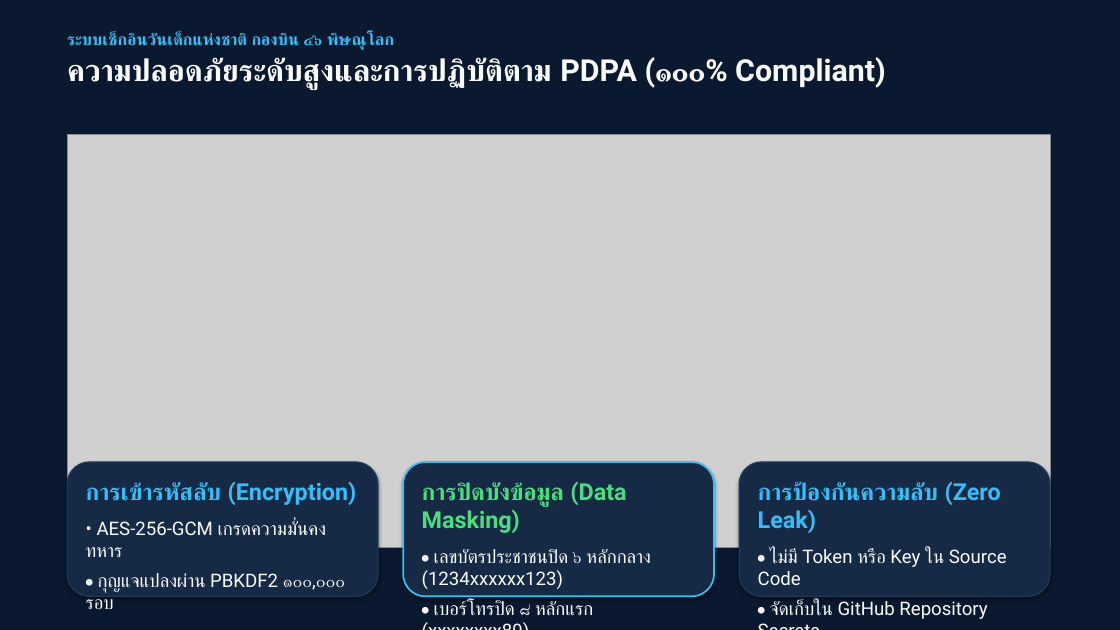
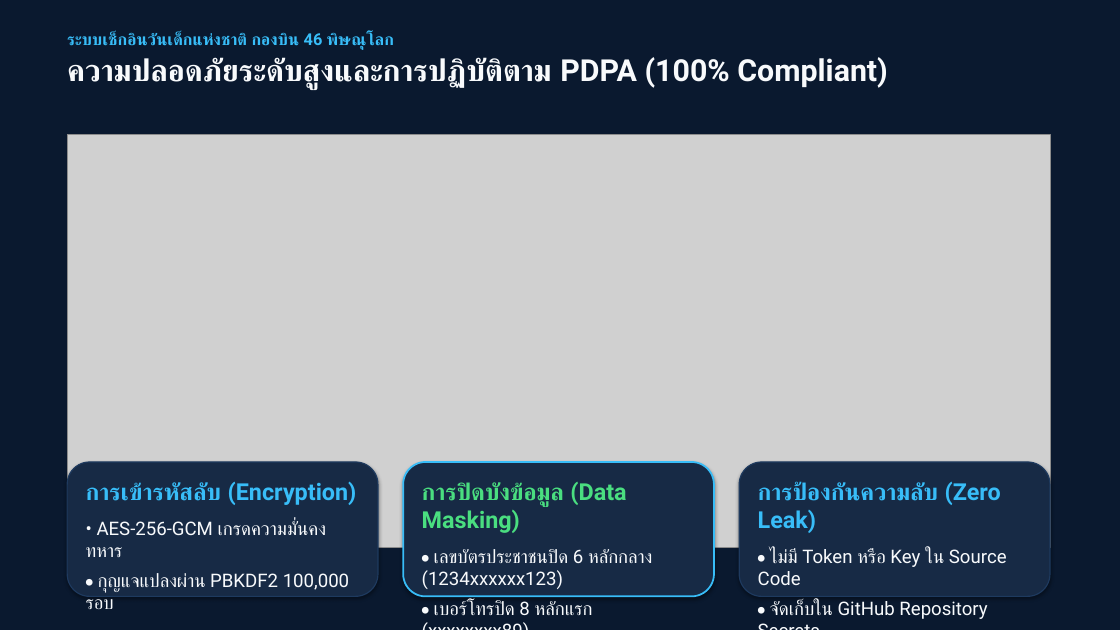
Before and after one commit to charkhrit/CDs-checkin-system, a slide deck: slide 4 of DOCs/CDs_Checkin_System_Presentation.pptx. Drawn at 1120x630 pixels with LibreOffice and Linux fonts; fonts in the diff are those of the drawing; grey boxes stand for pictures. Boxes give left, top, right and bottom in pixels: in the first picture for what was removed or moved away, otherwise in the second. Text is boxed around its words. In the diff, an @@ line names an element or a change of style, - is before the commit and + after.

```diff
--- a/DOCs/CDs_Checkin_System_Presentation.pptx
+++ b/DOCs/CDs_Checkin_System_Presentation.pptx
@@ text at <box>67,33,888,89</box>: text changed @@
-ระบบเช็กอินวันเด็กแห่งชาติ กองบิน ๔๖ พิษณุโลก
-ความปลอดภัยระดับสูงและการปฏิบัติตาม PDPA (๑๐๐% Compliant)
+ระบบเช็กอินวันเด็กแห่งชาติ กองบิน 46 พิษณุโลก
+ความปลอดภัยระดับสูงและการปฏิบัติตาม PDPA (100% Compliant)
@@ text at <box>422,549,652,615</box>: text changed @@
-• เลขบัตรประชาชนปิด ๖ หลักกลาง (1234xxxxxx123)
-• เบอร์โทรปิด ๘ หลักแรก (xxxxxxxx89)
+• เลขบัตรประชาชนปิด 6 หลักกลาง (1234xxxxxx123)
+• เบอร์โทรปิด 8 หลักแรก (xxxxxxxx89)
@@ text at <box>86,573,349,609</box>: text changed @@
-• กุญแจแปลงผ่าน PBKDF2 ๑๐๐,๐๐๐ รอบ
+• กุญแจแปลงผ่าน PBKDF2 100,000 รอบ
```
Also in this commit, not shown: 9 other slides changed, 3 other files.
